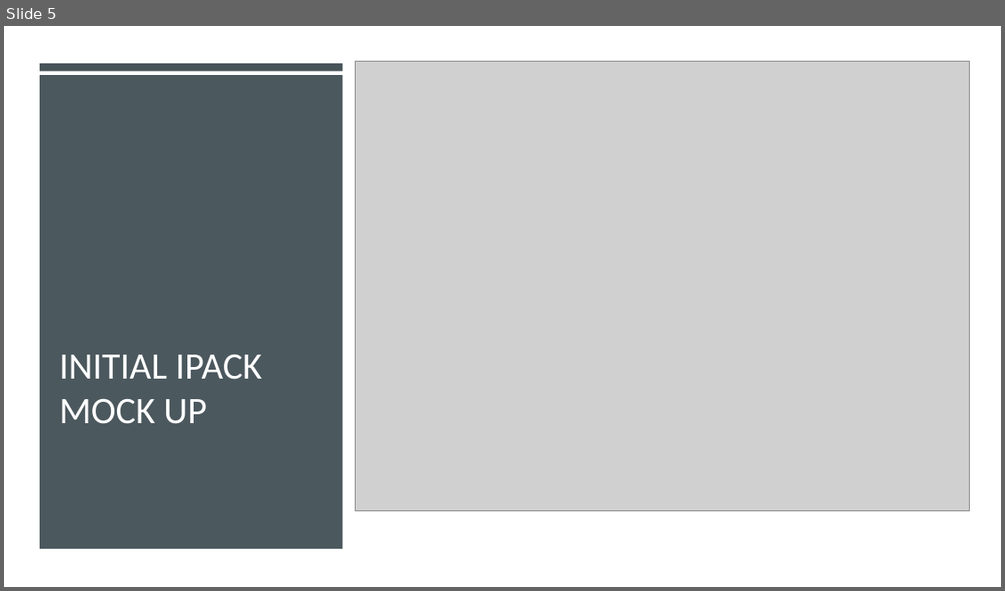
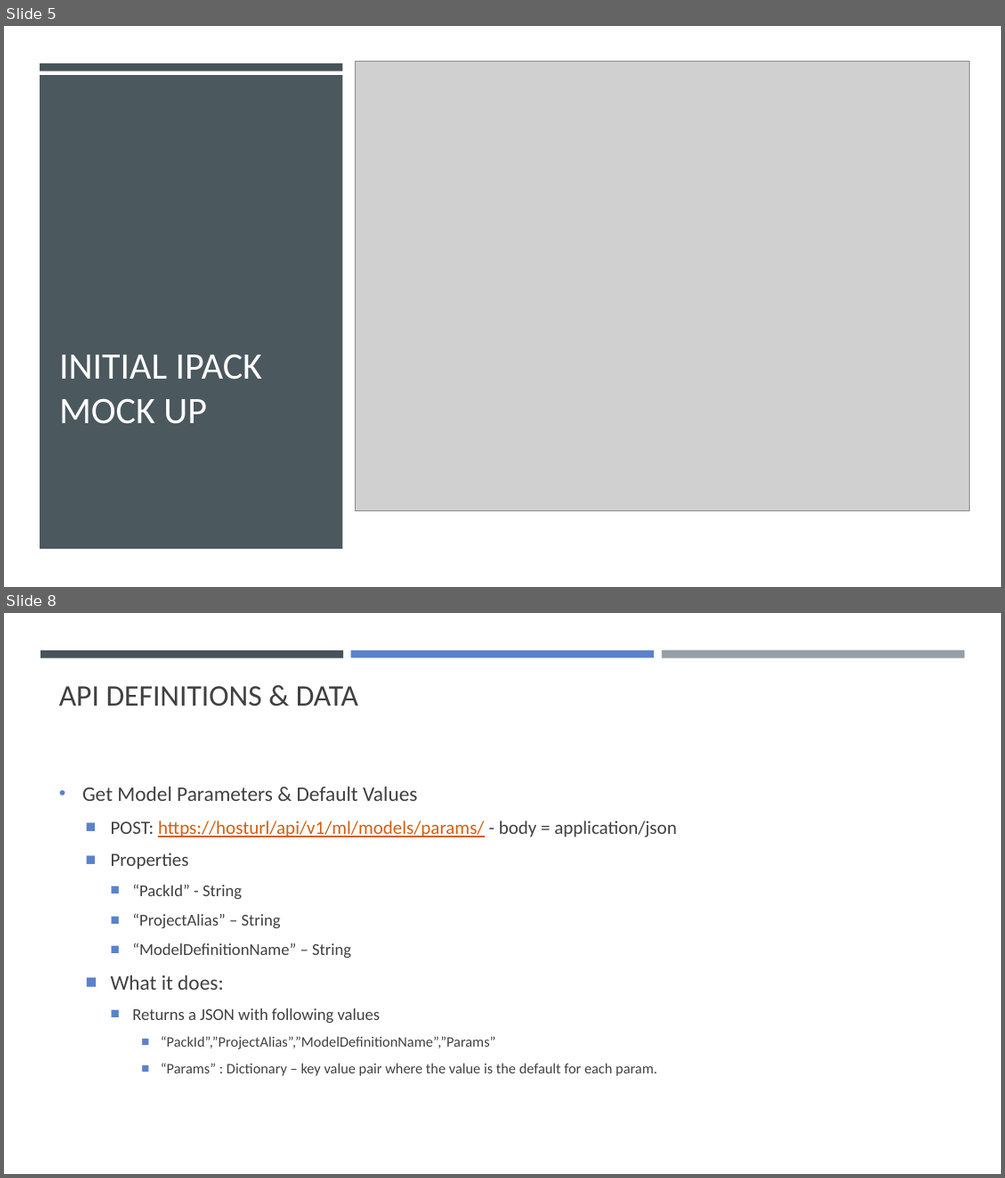
Before and after one commit to drcrook1/oiaip, a slide deck: documentation/design/OiAIP & iPack ML Design Doc.pptx. Shown one above the other, each under a label of ours: slide 5 before the commit, slides 5 and 8 after it; the slides between them are not shown. The pictures are 1005x591 and 1005x1178 pixels, drawn with LibreOffice and Linux fonts; fonts in the diff are those of the drawing; grey boxes stand for pictures. Boxes give left, top, right and bottom in pixels: in the first picture for what was removed or moved away, otherwise in the second. Text is boxed around its words. In the diff, an @@ line names an element or a change of style, - is before the commit and + after.

```diff
--- a/documentation/design/OiAIP & iPack ML Design Doc.pptx
+++ b/documentation/design/OiAIP & iPack ML Design Doc.pptx
@@ slide 8 added at (4,613,1001,1174), background #FFFFFF @@
@@ rectangle added at (40,650,343,657), fill #465359 @@
@@ rectangle added at (351,650,654,657), fill #5A82CB @@
@@ rectangle added at (662,650,964,658), fill #969FA7 @@
@@ title added at (59,686,358,706), 28.8 pt, text #404040 @@
+API DEFINITIONS & DATA
@@ text added at (82,787,676,1076), 14 pt, text #404040 @@
+• Get Model Parameters & Default Values
+  ■ POST: https://hosturl/api/v1/ml/models/params/ - body = application/json
+  ■ Properties
+    ■ “PackId” - String
+    ■ “ProjectAlias” – String
+    ■ “ModelDefinitionName” – String
+  ■ What it does:
+    ■ Returns a JSON with following values
+      ■ “PackId”,”ProjectAlias”,”ModelDefinitionName”,”Params”
+      ■ “Params” : Dictionary – key value pair where the value is the default for each param.
```
Also in this commit, not shown: 4 other slides added, 20 other files.
